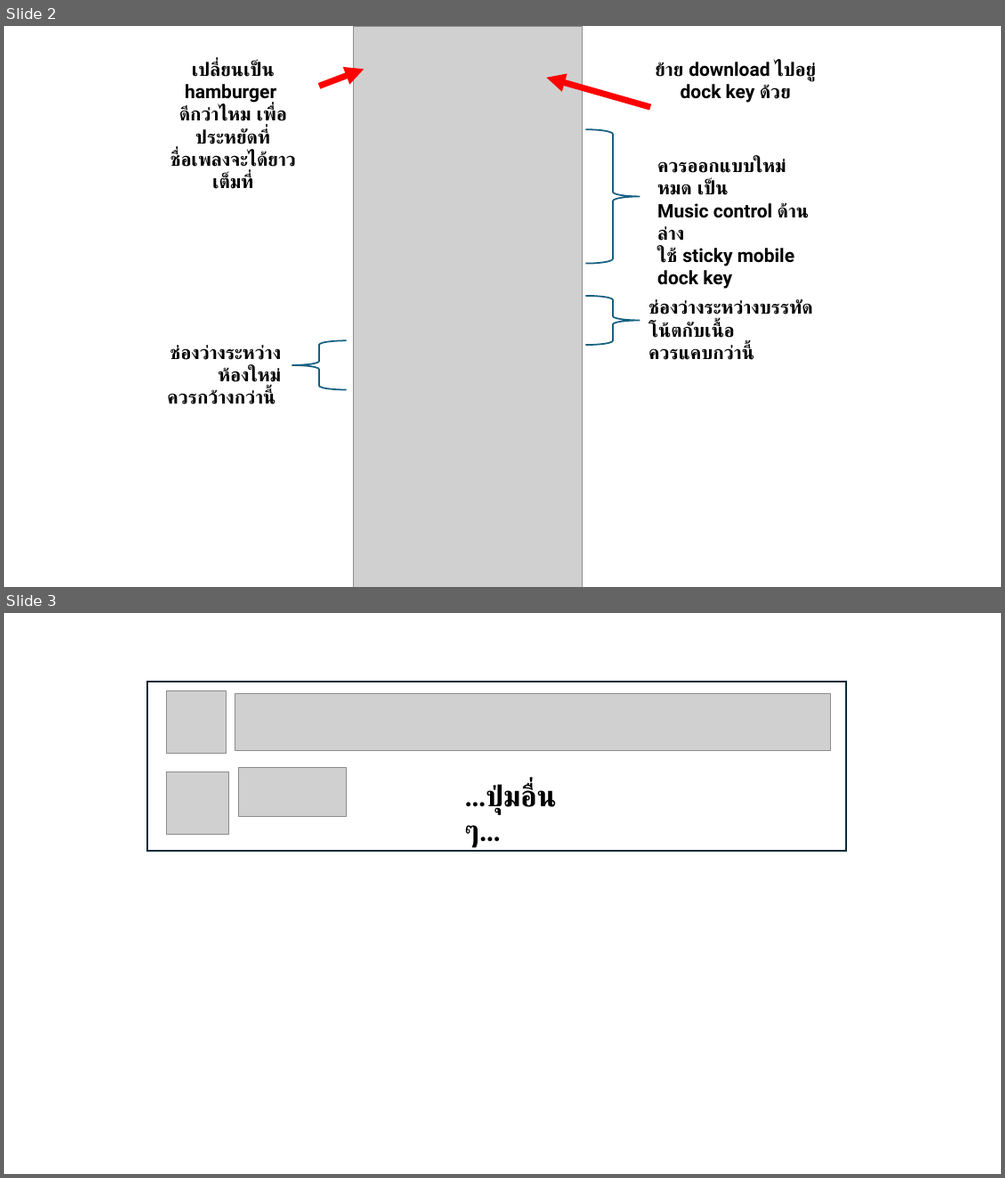
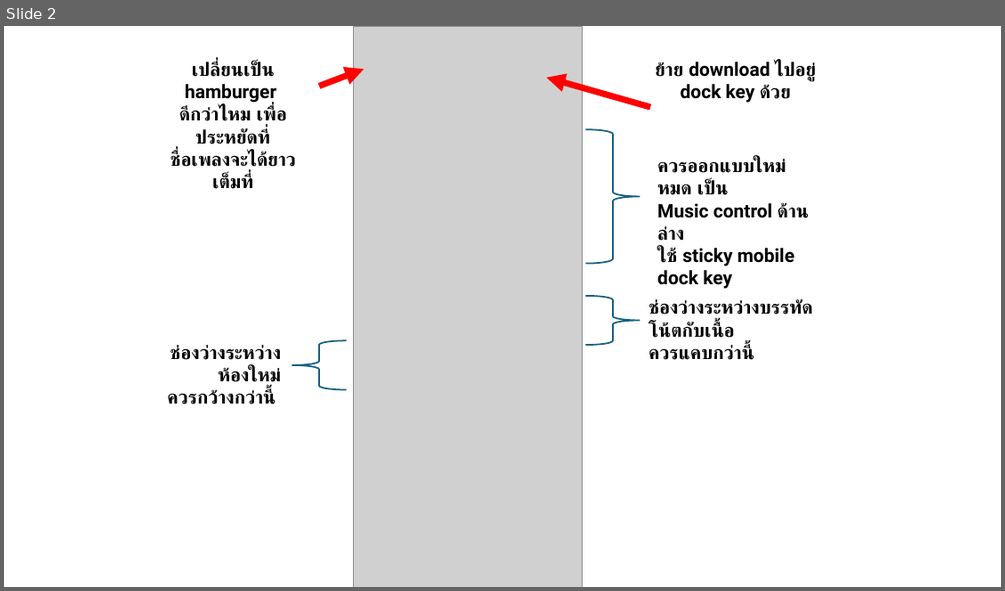
Before and after one commit to aim-krisada/pleng.phrakham.life, a slide deck: docs/design/aim-whiteboard.pptx. Shown one above the other, each under a label of ours: slides 2 and 3 before the commit, slide 2 after it. The pictures are 1005x1178 and 1005x591 pixels, drawn with LibreOffice and Linux fonts; fonts in the diff are those of the drawing; grey boxes stand for pictures. Boxes give left, top, right and bottom in pixels: in the first picture for what was removed or moved away, otherwise in the second. Text is boxed around its words. In the diff, an @@ line names an element or a change of style, - is before the commit and + after.

```diff
--- a/docs/design/aim-whiteboard.pptx
+++ b/docs/design/aim-whiteboard.pptx
@@ slide 3 removed at bbox=[4, 613, 1001, 1174], background #FFFFFF @@
@@ rectangle removed at bbox=[147, 682, 847, 851] @@
@@ picture removed at bbox=[166, 690, 226, 754] @@
@@ picture removed at bbox=[235, 694, 831, 751] @@
@@ picture removed at bbox=[166, 771, 228, 835] @@
@@ picture removed at bbox=[239, 768, 346, 817] @@
@@ text removed at bbox=[465, 783, 556, 848] @@
-...ปุ่มอื่น ๆ...
```
